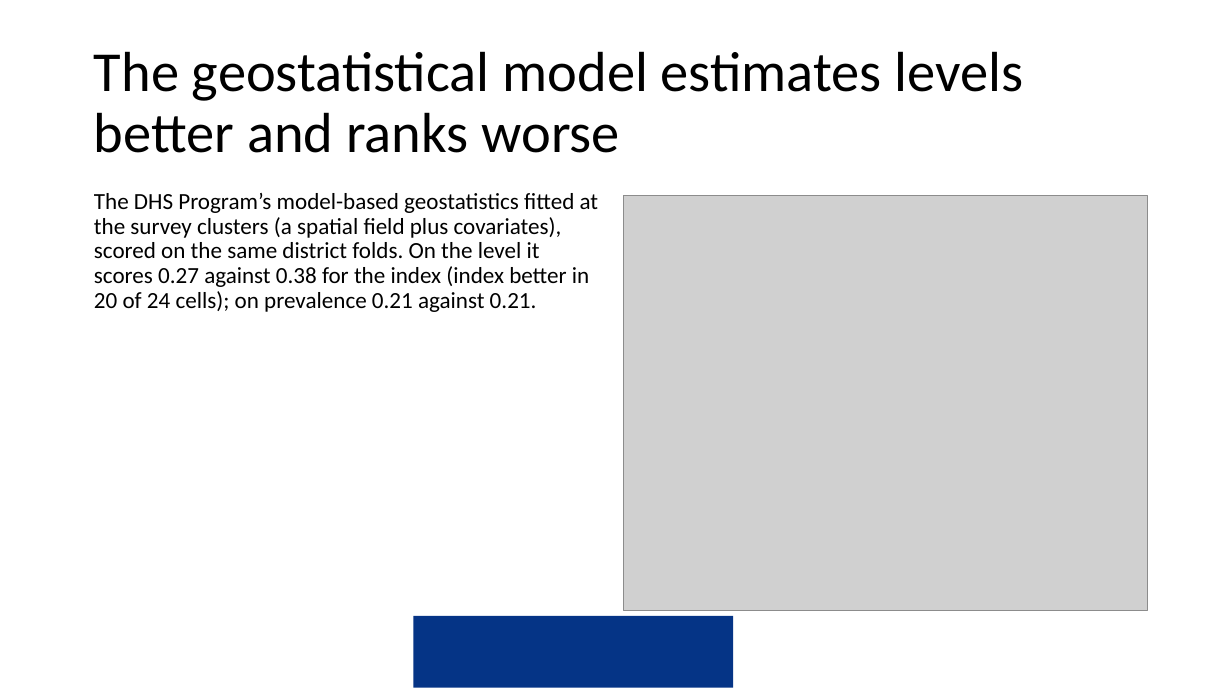
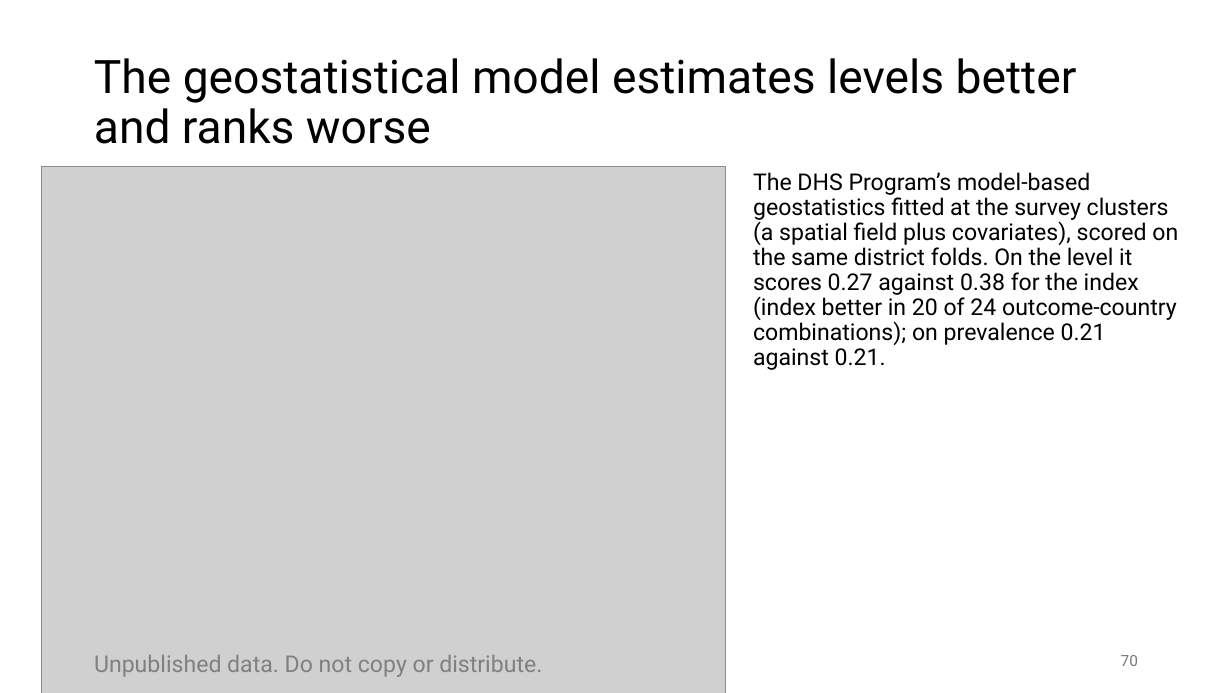
Before and after one commit to amertens/mn-prediction, a slide deck: slide 70 of docs/slides/MN-proxy-full-talk-2026-09.pptx (slide 36 before the commit). Drawn at 1232x693 pixels with LibreOffice and Linux fonts; fonts in the diff are those of the drawing; grey boxes stand for pictures; background and template pictures are left out. Boxes give left, top, right and bottom in pixels: in the first picture for what was removed or moved away, otherwise in the second. Text is boxed around its words. In the diff, an @@ line names an element or a change of style, - is before the commit and + after.

```diff
--- a/docs/slides/MN-proxy-full-talk-2026-09.pptx
+++ b/docs/slides/MN-proxy-full-talk-2026-09.pptx
@@ title "The geostatistical model estimates levels ..." at [94, 58, 1077, 144]: size 44 to 36 pt, font Calibri to Roboto @@
@@ picture added at [42, 166, 726, 693] @@
@@ text at [753, 172, 1178, 370]: text changed; font Calibri to Roboto @@
-The DHS Program’s model-based geostatistics fitted at the survey clusters (a spatial field plus covariates), scored on the same district folds. On the level it scores 0.27 against 0.38 for the index (index better in 20 of 24 cells); on prevalence 0.21 against 0.21.
+The DHS Program’s model-based geostatistics fitted at the survey clusters (a spatial field plus covariates), scored on the same district folds. On the level it scores 0.27 against 0.38 for the index (index better in 20 of 24 outcome-country combinations); on prevalence 0.21 against 0.21.
@@ picture removed at [624, 195, 1148, 611] @@
@@ rectangle removed at [413, 616, 733, 689] @@
@@ text added at [94, 655, 542, 677], 18 pt, text #808080 @@
+Unpublished data. Do not copy or distribute.
@@ page number added at [1121, 655, 1138, 666], 12 pt, text #797979 @@
+70
```
Also in this commit, not shown: 68 other slides changed, 23 slides added, 30 slides removed, 22 other files.
